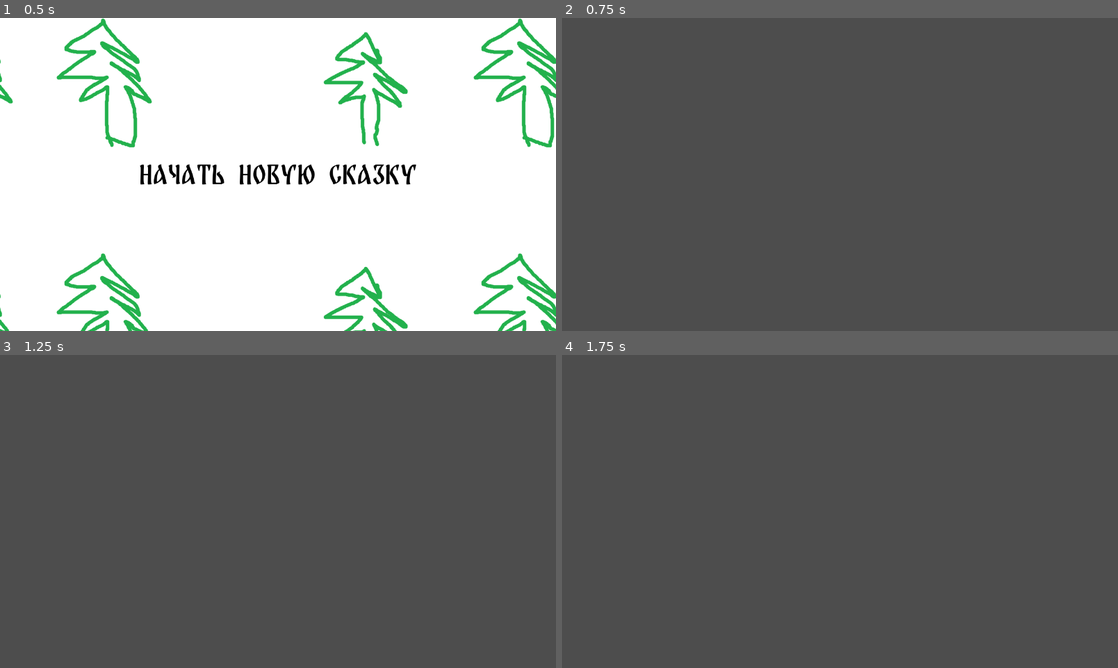
Above: before the commit, frames 1-4 (two rows, left to right).
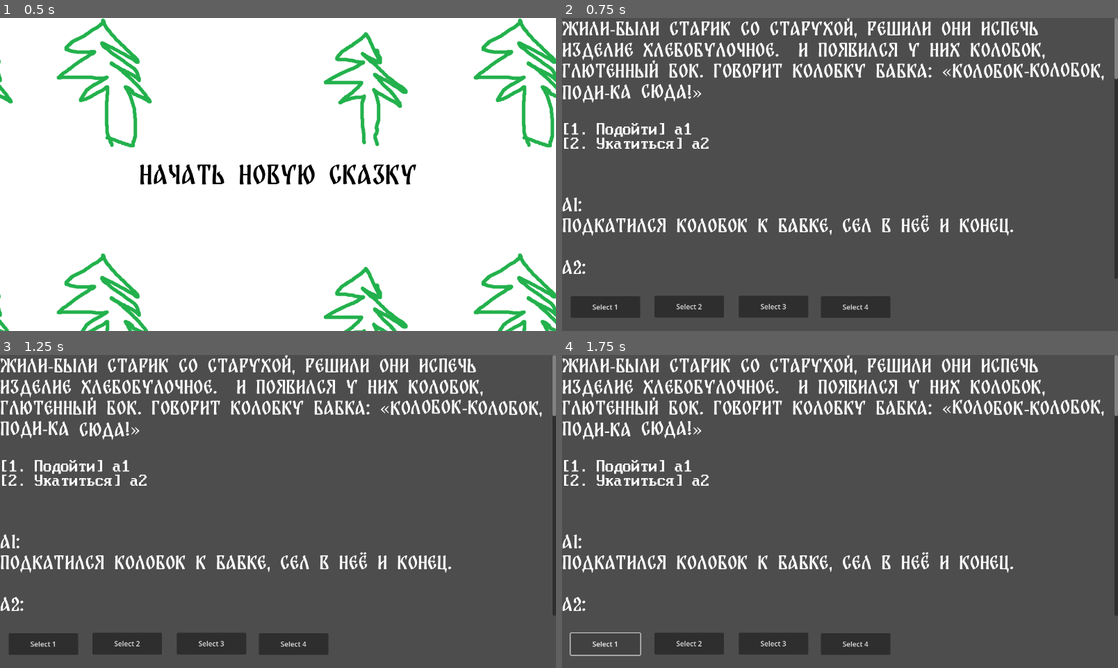
Above: after the commit, the same moments.

Repository: meshchaninov/SGJ-game
Game: Godot game, scene res://scenes/Main.tscn
The game is run twice, just before and just after one commit, with the same random seed, the same clock (stepped at 60 frames per second) and the same inputs.
Inputs (mouse positions are in pixels of both pictures, inside the frame that each line leads up to):
- Up to frame 1 (0.5 s): no input
- Up to frame 2 (0.75 s): click "Начать новую сказку" at 0.5 s
- Up to frame 3 (1.25 s): no input
- Up to frame 4 (1.75 s): click (606, 642) at 1.25 s, where only the run after the commit has a clickable "Select 1"

Frame 1 is identical in both runs. In frame 2, 12% of the frame differs, in the area x 0-100%, y 0-96%; in frame 3, 12%; in frame 4, 11%.

Commit message:
add text

Diff:
--- a/scenes/Main.tscn
+++ b/scenes/Main.tscn
@@ -1,17 +1,16 @@
-[gd_scene load_steps=5 format=3 uid="uid://bpldkcix5pjlq"]
+[gd_scene load_steps=4 format=3 uid="uid://bpldkcix5pjlq"]
 
 [ext_resource type="Script" uid="uid://vgxuk35nrg4o" path="res://scenes/main.gd" id="1_elqb8"]
-[ext_resource type="PackedScene" uid="uid://dktp16lsa2kf" path="res://scenes/TextStory.tscn" id="2_rarhs"]
 [ext_resource type="PackedScene" uid="uid://cgw5hcvpgeno" path="res://scenes/start_end/StartScene.tscn" id="3_vcsgt"]
 [ext_resource type="PackedScene" uid="uid://cl8rbri462u4j" path="res://scenes/start_end/EndScene.tscn" id="4_c01mt"]
 
 [node name="Main" type="Node2D"]
 script = ExtResource("1_elqb8")
 
-[node name="TextStory" parent="." instance=ExtResource("2_rarhs")]
-
 [node name="StartScene" parent="." instance=ExtResource("3_vcsgt")]
+visible = false
 
 [node name="EndScene" parent="." instance=ExtResource("4_c01mt")]
+visible = false
 
 [connection signal="start" from="StartScene" to="." method="_on_start_scene_start"]
--- a/scenes/TextStory.tscn
+++ b/scenes/TextStory.tscn
@@ -14,13 +14,16 @@
 script = ExtResource("1_5af7w")
 
 [node name="ScrollContainer" type="ScrollContainer" parent="."]
+custom_minimum_size = Vector2(1280, 600)
 layout_direction = 2
 layout_mode = 1
-anchors_preset = 15
-anchor_right = 1.0
+anchors_preset = 2
+anchor_top = 1.0
 anchor_bottom = 1.0
-grow_horizontal = 2
-grow_vertical = 2
+offset_top = -720.0
+offset_right = 1280.0
+offset_bottom = -120.0
+grow_vertical = 0
 
 [node name="RichTextLabel" type="RichTextLabel" parent="ScrollContainer"]
 layout_mode = 2
--- a/scenes/main.gd
+++ b/scenes/main.gd
@@ -6,8 +6,9 @@
 func new_game():
 	$StartScene.show()
 	$EndScene.hide()
-	$TextStory.hide()
 
 func _on_start_scene_start() -> void:
 	$StartScene.hide()
-	$TextStory.show()
+	var text_scene = preload("res://scenes/TextStory.tscn").instantiate()
+	text_scene.position = Vector2(0, 720)
+	add_child(text_scene)
